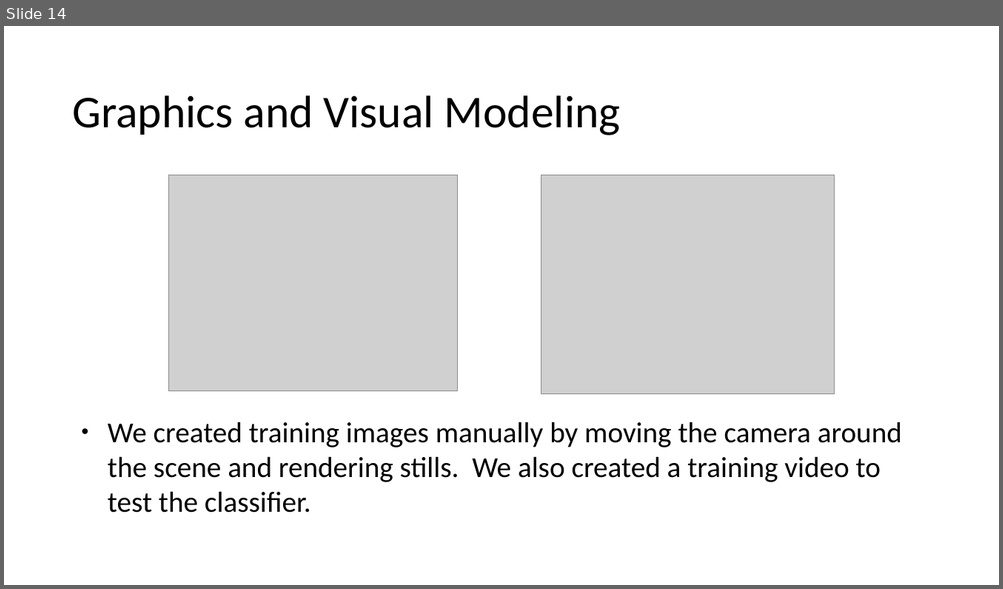
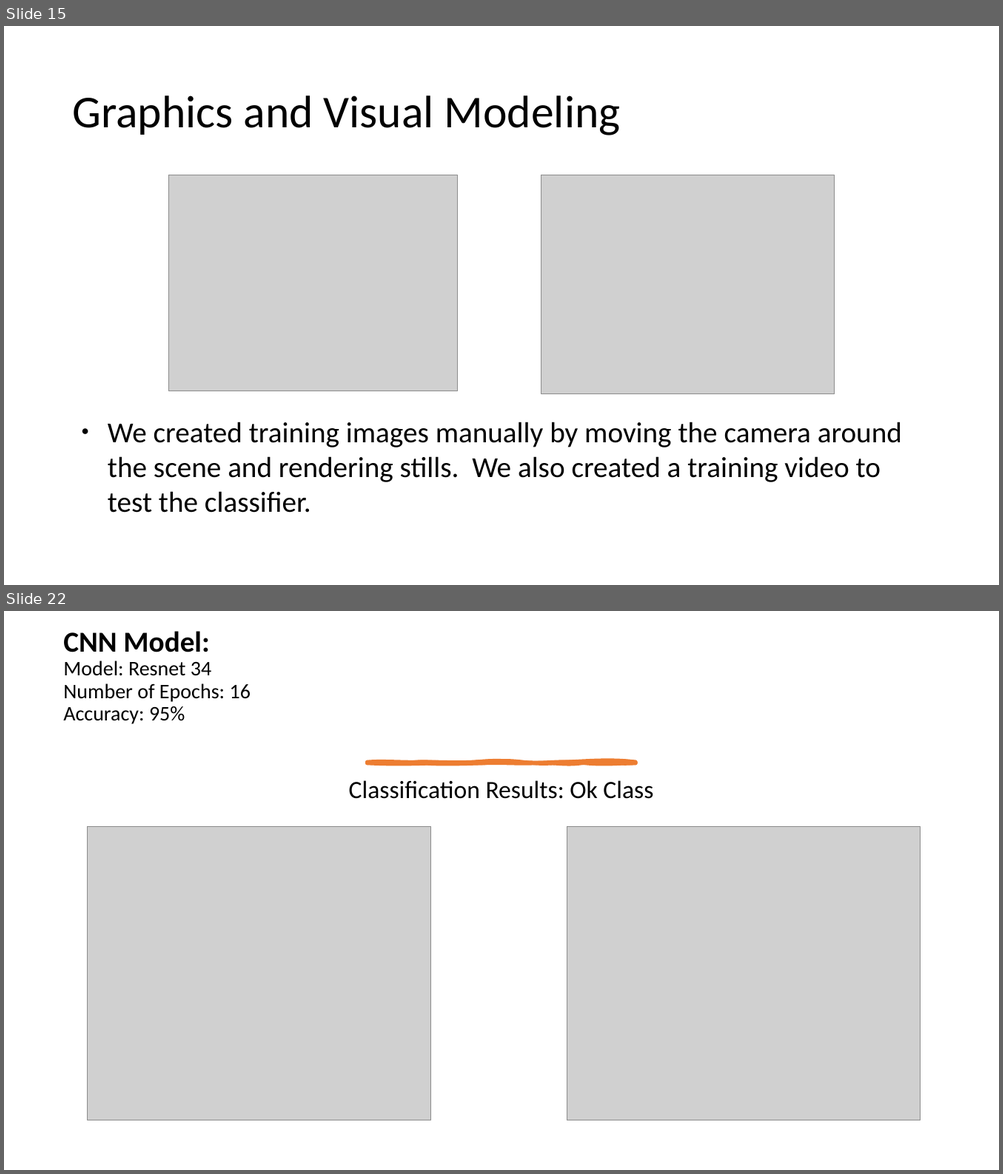
Before and after one commit to brb591/bumper-cars, a slide deck: Final-Presentation.pptx. Shown one above the other, each under a label of ours: slide 14 before the commit, slides 15 and 22 after it; the slides between them are not shown. The pictures are 1003x589 and 1003x1174 pixels, drawn with LibreOffice and Linux fonts; fonts in the diff are those of the drawing; grey boxes stand for pictures. Boxes give left, top, right and bottom in pixels: in the first picture for what was removed or moved away, otherwise in the second. Text is boxed around its words. In the diff, an @@ line names an element or a change of style, - is before the commit and + after.

```diff
--- a/Final-Presentation.pptx
+++ b/Final-Presentation.pptx
@@ slide 22 added at [4,611,999,1170], background #FFFFFF @@
@@ text added at [63,631,250,724], 20 pt, text #000000 @@
+CNN Model:
+Model: Resnet 34
+Number of Epochs: 16
+Accuracy: 95%
@@ freeform shape added at [367,762,635,763], fill #ED7D31, outline #ED7D31 3.26 pt @@
@@ text added at [349,780,653,799], 24 pt, text #000000 @@
+Classification Results: Ok Class
@@ picture added at [88,826,431,1121] @@
@@ picture added at [566,826,919,1121] @@
@@ what was slide 14 is now slide 15 @@
```
Also in this commit, not shown: 2 slides changed, 8 other slides added, 1 slide removed.
